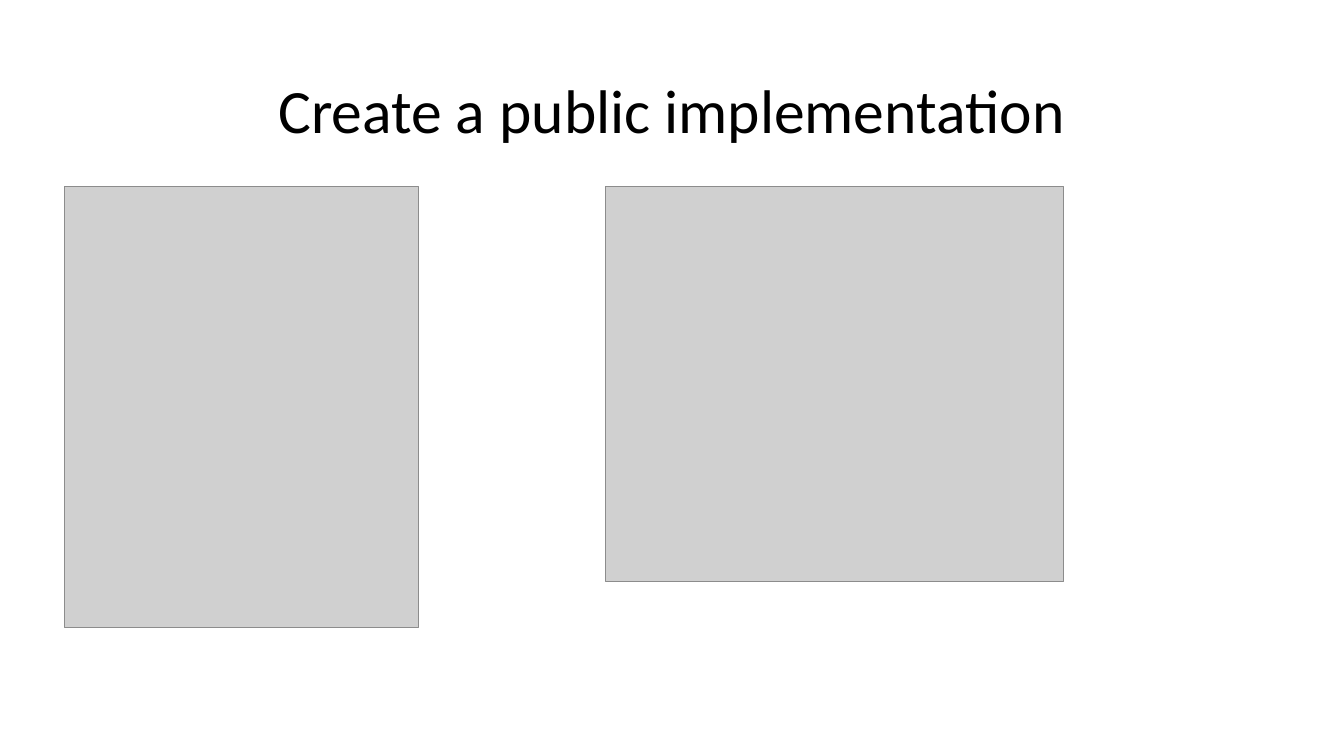
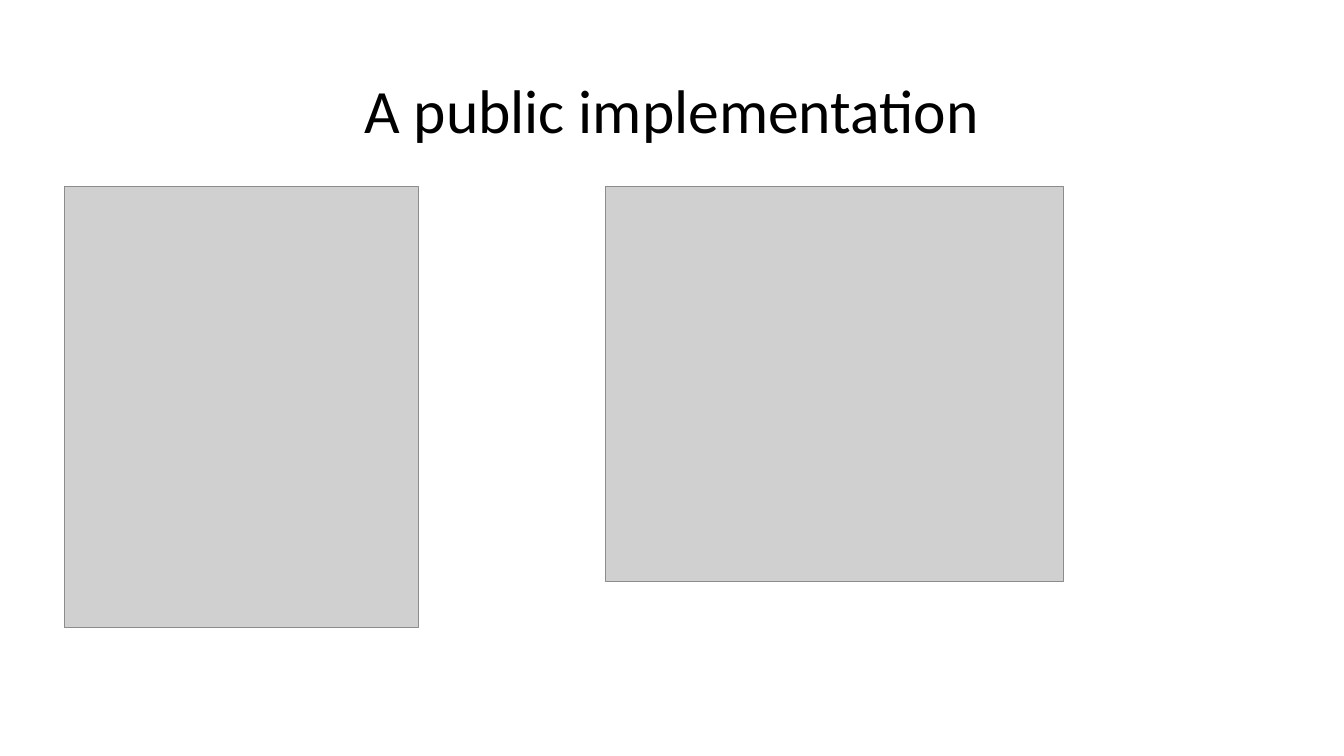
Before and after one commit to zebmason/PimplDotNet, a slide deck: slide 4 of PimplDotNet.pptx (slide 3 before the commit). Drawn at 1344x756 pixels with LibreOffice and Linux fonts; fonts in the diff are those of the drawing; grey boxes stand for pictures. Boxes give left, top, right and bottom in pixels: in the first picture for what was removed or moved away, otherwise in the second. Text is boxed around its words. In the diff, an @@ line names an element or a change of style, - is before the commit and + after.

```diff
--- a/PimplDotNet.pptx
+++ b/PimplDotNet.pptx
@@ title at (x1=364, y1=90, x2=979, y2=143): text changed @@
-Create a public implementation
+A public implementation
```
Also in this commit, not shown: 5 other slides changed, 8 slides added.
